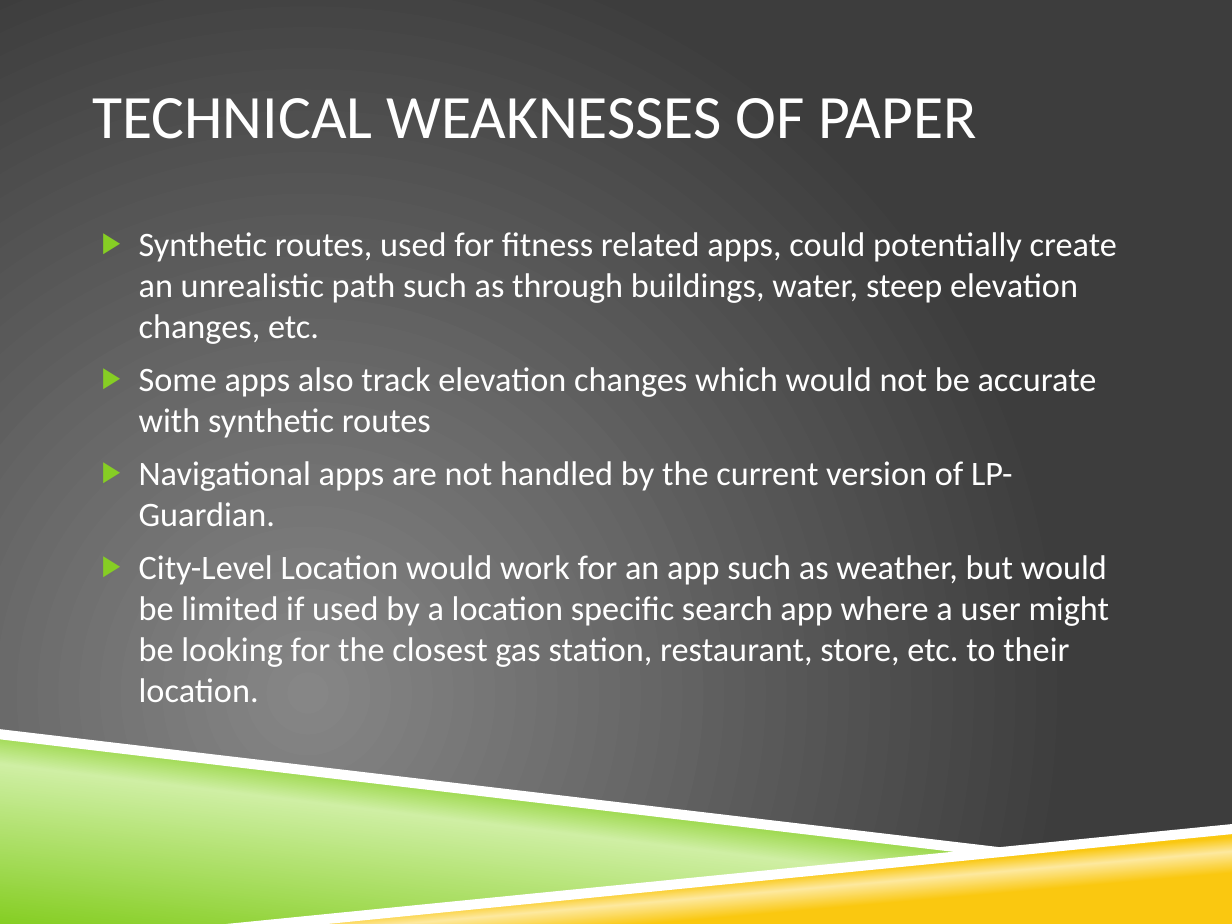
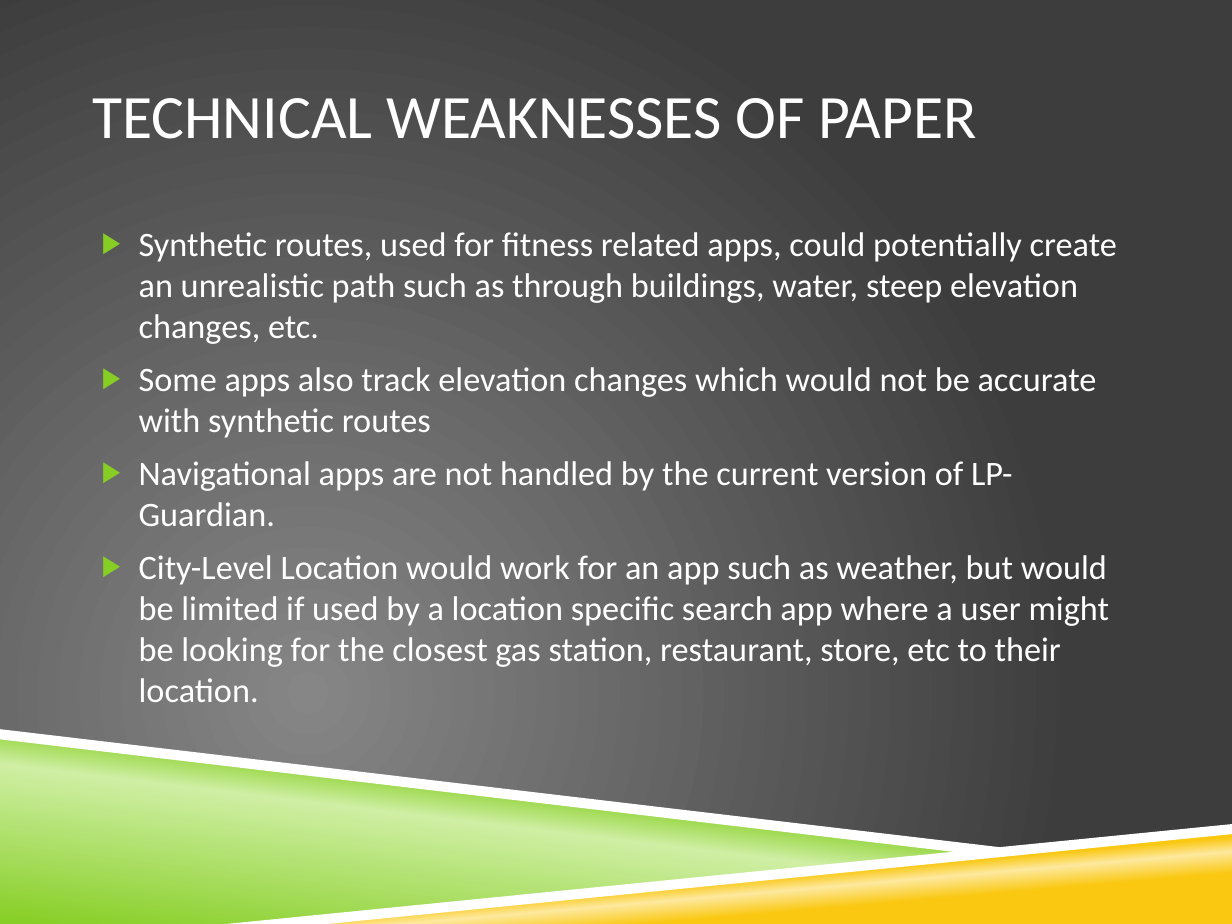
Before and after one commit to vfasburg/cse_825, a slide deck: slide 23 of PaperPresentation/Paper_Presentation_Fasburg_Reiff_Thomas.pptx (slide 21 before the commit). Drawn at 1232x924 pixels with LibreOffice and Linux fonts; fonts in the diff are those of the drawing; background and template pictures are left out. Boxes give left, top, right and bottom in pixels: in the first picture for what was removed or moved away, otherwise in the second. Text is boxed around its words. In the diff, an @@ line names an element or a change of style, - is before the commit and + after.

Commit message:
edited my stuff...

```diff
--- a/PaperPresentation/Paper_Presentation_Fasburg_Reiff_Thomas.pptx
+++ b/PaperPresentation/Paper_Presentation_Fasburg_Reiff_Thomas.pptx
@@ text at (139,555,1109,702): text changed @@
-▶ City-Level Location would work for an app such as weather, but would be limited if used by a location specific search app where a user might be looking for the closest gas station, restaurant, store, etc. to their location.
+▶ City-Level Location would work for an app such as weather, but would be limited if used by a location specific search app where a user might be looking for the closest gas station, restaurant, store, etc to their location.
```
Also in this commit, not shown: 7 other slides changed, 3 slides added, 1 slide removed.
